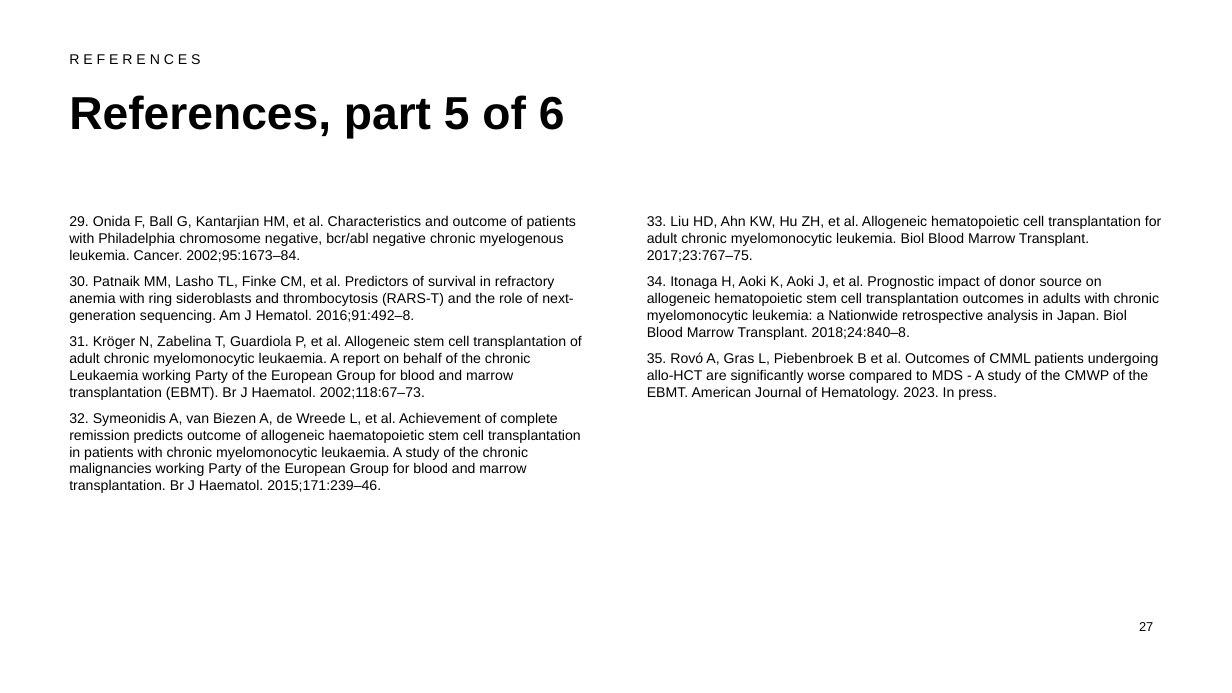
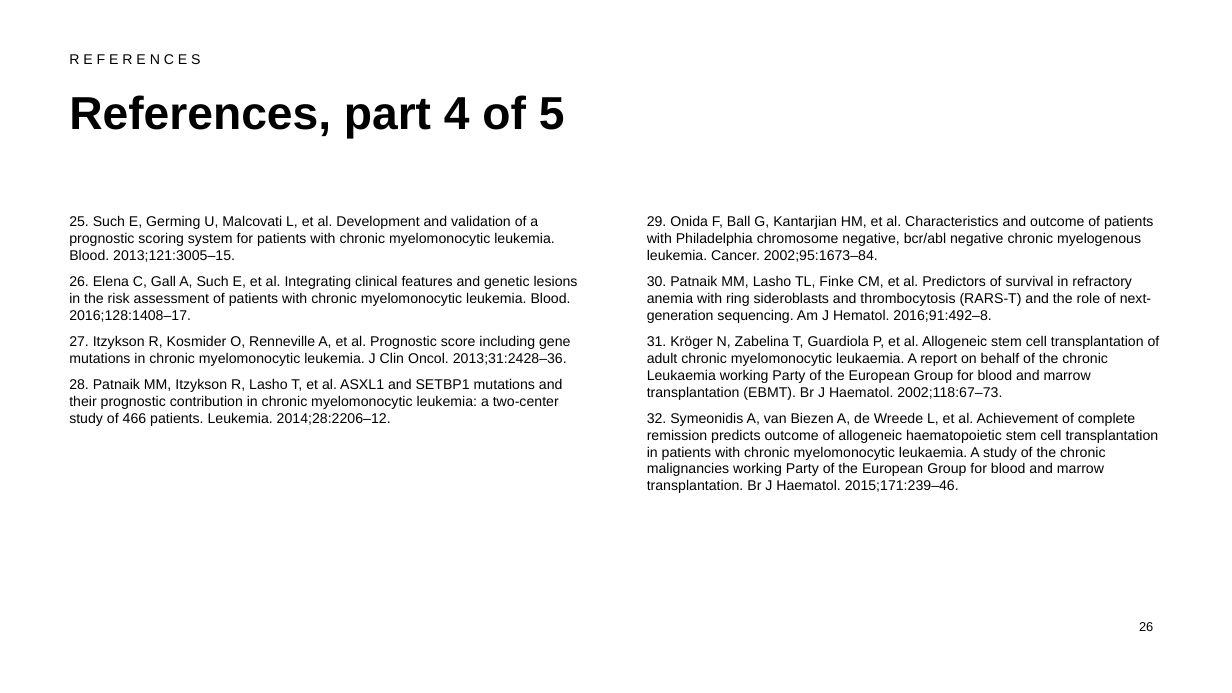
Before and after one commit to htlin222/ebmt-handbook-skill, a slide deck: slide 26 of slides/decks/s23-mds-mds-mpn.pptx (slide 27 before the commit). Drawn at 1232x693 pixels with LibreOffice and Linux fonts; fonts in the diff are those of the drawing. Boxes give left, top, right and bottom in pixels: in the first picture for what was removed or moved away, otherwise in the second. Text is boxed around its words. In the diff, an @@ line names an element or a change of style, - is before the commit and + after.

```diff
--- a/slides/decks/s23-mds-mds-mpn.pptx
+++ b/slides/decks/s23-mds-mds-mpn.pptx
@@ title at bbox=[69, 95, 565, 139]: text changed @@
-References, part 5 of 6
+References, part 4 of 5
@@ text at bbox=[69, 215, 578, 426]: text changed @@
-29. Onida F, Ball G, Kantarjian HM, et al. Characteristics and outcome of patients with Philadelphia chromosome negative, bcr/abl negative chronic myelogenous leukemia. Cancer. 2002;95:1673–84.
-30. Patnaik MM, Lasho TL, Finke CM, et al. Predictors of survival in refractory anemia with ring sideroblasts and thrombocytosis (RARS-T) and the role of next-generation sequencing. Am J Hematol. 2016;91:492–8.
-31. Kröger N, Zabelina T, Guardiola P, et al. Allogeneic stem cell transplantation of adult chronic myelomonocytic leukaemia. A report on behalf of the chronic Leukaemia working Party of the European Group for blood and marrow transplantation (EBMT). Br J Haematol. 2002;118:67–73.
-32. Symeonidis A, van Biezen A, de Wreede L, et al. Achievement of complete remission predicts outcome of allogeneic haematopoietic stem cell transplantation in patients with chronic myelomonocytic leukaemia. A study of the chronic malignancies working Party of the European Group for blood and marrow transplantation. Br J Haematol. 2015;171:239–46.
+25. Such E, Germing U, Malcovati L, et al. Development and validation of a prognostic scoring system for patients with chronic myelomonocytic leukemia. Blood. 2013;121:3005–15.
+26. Elena C, Gall A, Such E, et al. Integrating clinical features and genetic lesions in the risk assessment of patients with chronic myelomonocytic leukemia. Blood. 2016;128:1408–17.
+27. Itzykson R, Kosmider O, Renneville A, et al. Prognostic score including gene mutations in chronic myelomonocytic leukemia. J Clin Oncol. 2013;31:2428–36.
+28. Patnaik MM, Itzykson R, Lasho T, et al. ASXL1 and SETBP1 mutations and their prognostic contribution in chronic myelomonocytic leukemia: a two-center study of 466 patients. Leukemia. 2014;28:2206–12.
@@ text at bbox=[647, 215, 1160, 493]: text changed @@
-33. Liu HD, Ahn KW, Hu ZH, et al. Allogeneic hematopoietic cell transplantation for adult chronic myelomonocytic leukemia. Biol Blood Marrow Transplant. 2017;23:767–75.
-34. Itonaga H, Aoki K, Aoki J, et al. Prognostic impact of donor source on allogeneic hematopoietic stem cell transplantation outcomes in adults with chronic myelomonocytic leukemia: a Nationwide retrospective analysis in Japan. Biol Blood Marrow Transplant. 2018;24:840–8.
-35. Rovó A, Gras L, Piebenbroek B et al. Outcomes of CMML patients undergoing allo-HCT are significantly worse compared to MDS - A study of the CMWP of the EBMT. American Journal of Hematology. 2023. In press.
+29. Onida F, Ball G, Kantarjian HM, et al. Characteristics and outcome of patients with Philadelphia chromosome negative, bcr/abl negative chronic myelogenous leukemia. Cancer. 2002;95:1673–84.
+30. Patnaik MM, Lasho TL, Finke CM, et al. Predictors of survival in refractory anemia with ring sideroblasts and thrombocytosis (RARS-T) and the role of next-generation sequencing. Am J Hematol. 2016;91:492–8.
+31. Kröger N, Zabelina T, Guardiola P, et al. Allogeneic stem cell transplantation of adult chronic myelomonocytic leukaemia. A report on behalf of the chronic Leukaemia working Party of the European Group for blood and marrow transplantation (EBMT). Br J Haematol. 2002;118:67–73.
+32. Symeonidis A, van Biezen A, de Wreede L, et al. Achievement of complete remission predicts outcome of allogeneic haematopoietic stem cell transplantation in patients with chronic myelomonocytic leukaemia. A study of the chronic malignancies working Party of the European Group for blood and marrow transplantation. Br J Haematol. 2015;171:239–46.
@@ page number at bbox=[1139, 622, 1153, 631]: text changed @@
-27
+26
```
Also in this commit, not shown: 4 other slides changed, 1 slide removed, 18 other files.
